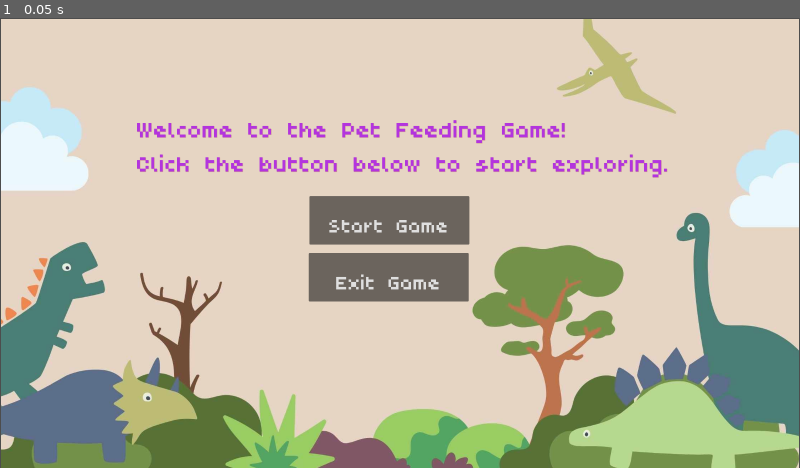
Above: before the commit, frame 1.
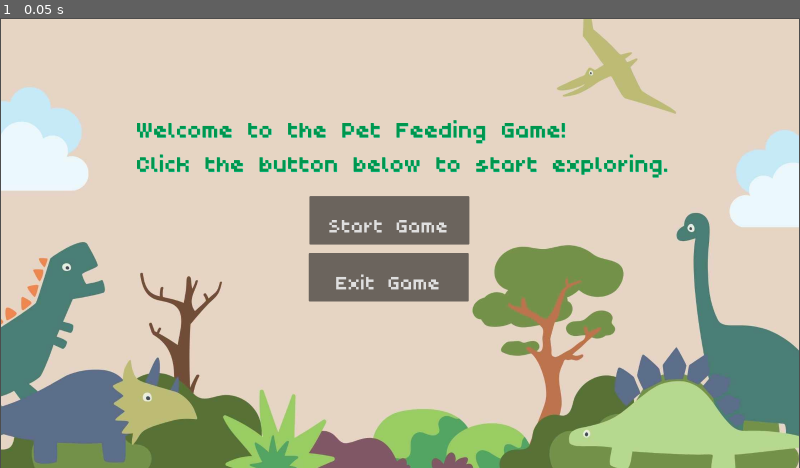
Above: after the commit, the same moment.

Repository: SpeakingCoast/CS50XFinalProject
Game: Godot game, scene res://main.tscn
Two runs of this game, one before a commit and one after it. Both use one fixed random seed, a clock stepped at 60 frames per second and the inputs below. The project has no main scene, so this scene is started directly.
Inputs:
- Up to frame 1 (0.05 s): no input

The runs differ from the first frame. In frame 1, 1.8% of the frame differs, in the area x 17-84%, y 22-36%.

Commit message:
Update main.tscn

Diff:
--- a/main.tscn
+++ b/main.tscn
@@ -18,8 +18,8 @@
 offset_top = -387.288
 offset_right = 879.519
 offset_bottom = -55.2879
-theme_override_colors/default_color = Color(0.701961, 0.203922, 0.870588, 1)
-theme_override_colors/font_shadow_color = Color(0.819608, 0.6, 0.560784, 1)
+theme_override_colors/default_color = Color(0, 0.588235, 0.301961, 1)
+theme_override_colors/font_shadow_color = Color(0, 0.776471, 0.592157, 1)
 theme_override_fonts/normal_font = ExtResource("3_ocbpg")
 theme_override_font_sizes/normal_font_size = 80
 text = "Welcome to the Pet Feeding Game!
